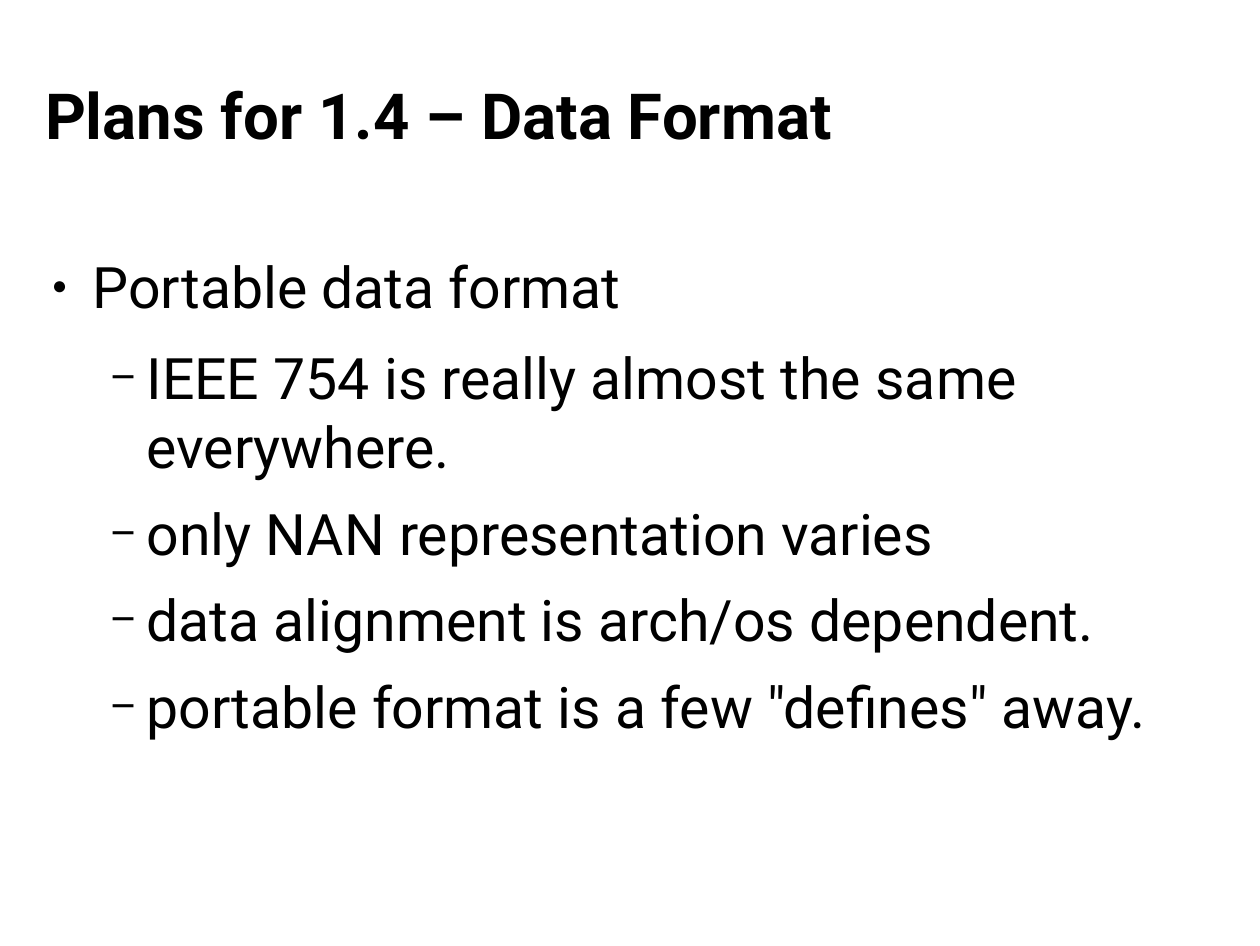
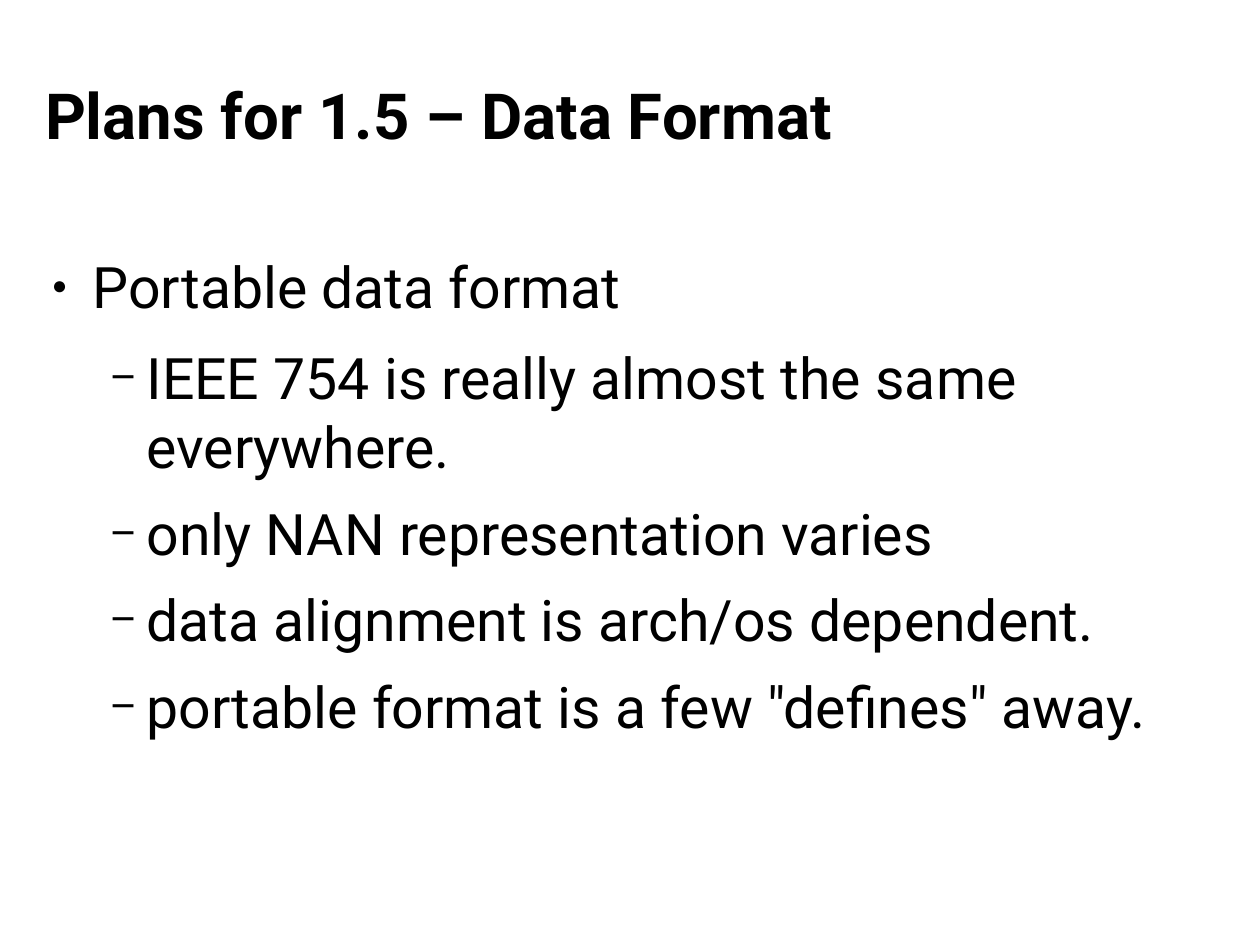
Before and after one commit to Distrotech/rrdtool, a slide deck: slide 66 of talks/opentuesday/rrd-intro.odp (slide 64 before the commit). Drawn at 1260x946 pixels with LibreOffice and Linux fonts; fonts in the diff are those of the drawing. Boxes give left, top, right and bottom in pixels: in the first picture for what was removed or moved away, otherwise in the second. Text is boxed around its words. In the diff, an @@ line names an element or a change of style, - is before the commit and + after.

Commit message:
make the talk ready

```diff
--- a/talks/opentuesday/rrd-intro.odp
+++ b/talks/opentuesday/rrd-intro.odp
@@ title at (x1=45, y1=90, x2=831, y2=140): text changed @@
-Plans for 1.4 – Data Format
+Plans for 1.5 – Data Format
```
Also in this commit, not shown: 2 other slides changed, 1 slide added.
